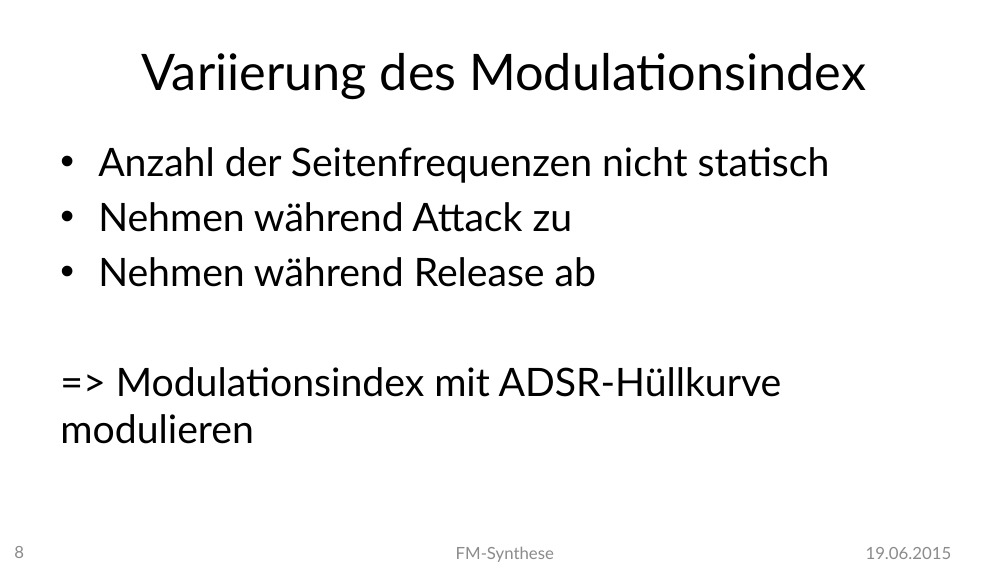
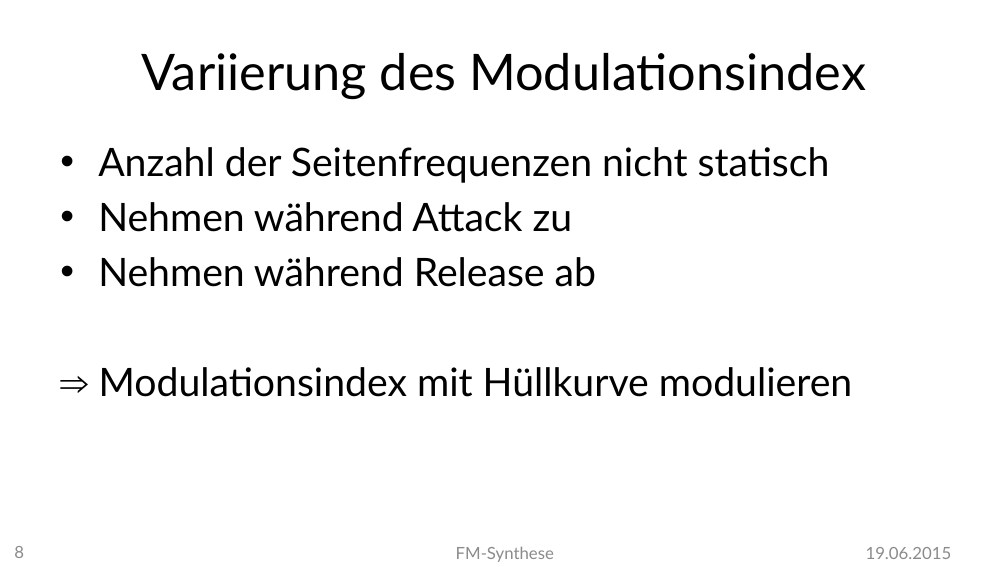
Before and after one commit to MBulli/VSeminar, a slide deck: slide 8 of Praesentation/FMSynthese-Gary.pptx. Drawn at 1008x567 pixels with LibreOffice and Linux fonts; fonts in the diff are those of the drawing; background and template pictures are left out. Boxes give left, top, right and bottom in pixels: in the first picture for what was removed or moved away, otherwise in the second. Text is boxed around its words. In the diff, an @@ line names an element or a change of style, - is before the commit and + after.

```diff
--- a/Praesentation/FMSynthese-Gary.pptx
+++ b/Praesentation/FMSynthese-Gary.pptx
@@ text at (99,367,852,397): text changed @@
-=> Modulationsindex mit ADSR-Hüllkurve modulieren
+⇒ Modulationsindex mit Hüllkurve modulieren
```
Also in this commit, not shown: 5 other slides changed, 1 slide added, 1 slide removed, 4 other files.
